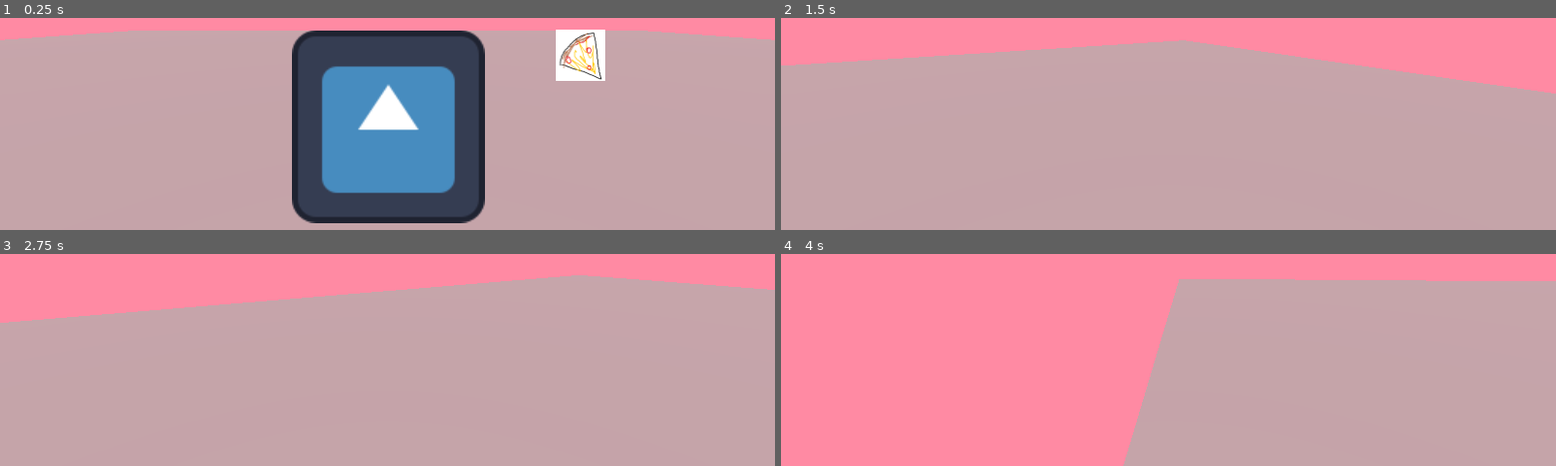
Above: before the commit, frames 1-4 (two rows, left to right).
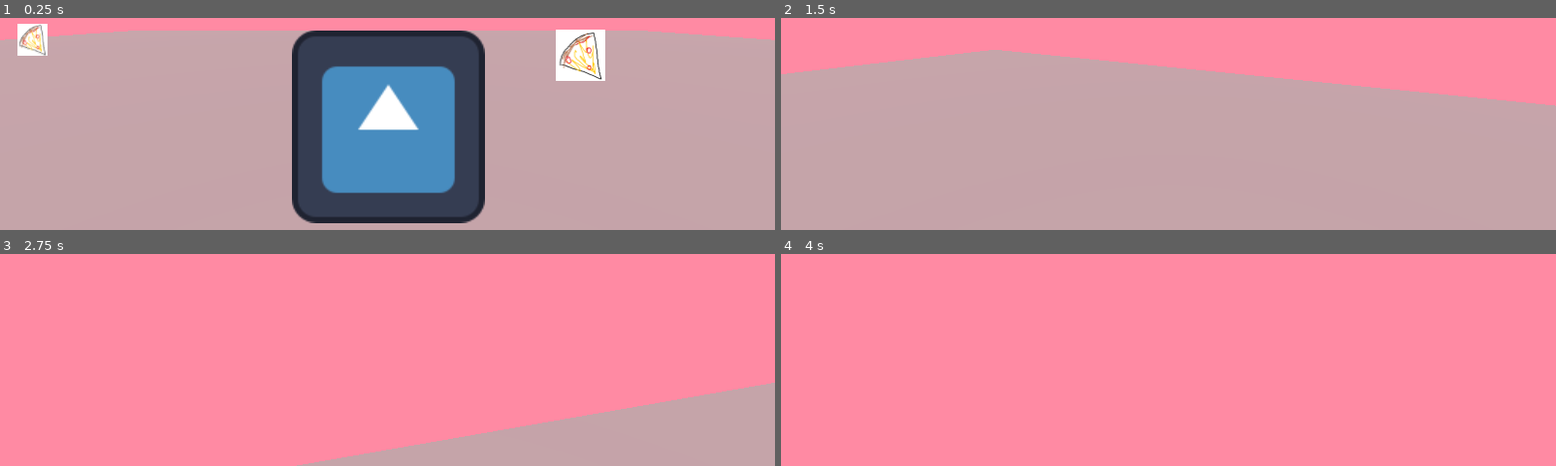
Above: after the commit, the same moments.

Repository: squarepear/snatch-n-sniff
Game: Godot game, scene res://convention/convention.tscn
Two runs of this game, one before a commit and one after it. Both use one fixed random seed, a clock stepped at 60 frames per second and the inputs below. The engine's default icon, where the game draws it, is replaced by a stand-in: a white triangle on a blue panel in a dark square.
Inputs (mouse positions are in pixels of both pictures, inside the frame that each line leads up to):
- Up to frame 1 (0.25 s): no input
- Up to frame 2 (1.5 s): tap Enter at 0.5 s; move the mouse to (outside the picture) at 0.52 s; press the mouse at (outside the picture) at 0.53 s; hold W (move_forward) from 0.53 s (still down); tap Space (jump) at 0.77 s; move the mouse to (outside the picture) at 1.27 s; release the mouse at (outside the picture) at 1.28 s; click (outside the picture) at 1.35 s
- Up to frame 3 (2.75 s): keep holding W (move_forward); tap Space (jump) at 1.52 s; move the mouse to (outside the picture) at 2.02 s; press the mouse at (outside the picture) at 2.03 s
- Up to frame 4 (4 s): keep holding W (move_forward); move the mouse to (1160, 256) at 2.77 s; release the mouse at (1160, 256) at 2.78 s; click (1160, 256) at 2.85 s; tap Space (jump) at 3.02, 3.77 s; move the mouse to (outside the picture) at 3.52 s; press the mouse at (outside the picture) at 3.53 s

The runs differ from the first frame. In frame 1, 0.6% of the frame differs, in the area x 2-7%, y 2-18%; in frame 2, 6.5%; in frame 3, 69%, in the area x 0-100%, y 10-100%; in frame 4, 46%.

Commit message:
Add snatch logic

Diff:
--- a/project/convention/convention.tscn
+++ b/project/convention/convention.tscn
@@ -17,6 +17,7 @@
 [node name="Convention" type="Node3D"]
 
 [node name="Floor" type="StaticBody3D" parent="."]
+collision_mask = 0
 
 [node name="MeshInstance3D" type="MeshInstance3D" parent="Floor"]
 mesh = SubResource("PlaneMesh_smecd")
@@ -43,3 +44,15 @@
 
 [node name="Pizza" parent="." instance=ExtResource("3_5e1mg")]
 transform = Transform3D(1, 0, 0, 0, 1, 0, 0, 0, 1, 2, 0, -2)
+
+[node name="Pizza2" parent="." instance=ExtResource("3_5e1mg")]
+transform = Transform3D(1, 0, 0, 0, 1, 0, 0, 0, 1, -2.25607, -0.000359118, 1.54183)
+
+[node name="Pizza3" parent="." instance=ExtResource("3_5e1mg")]
+transform = Transform3D(1, 0, 0, 0, 1, 0, 0, 0, 1, 2.46349, -0.000359118, 2.73172)
+
+[node name="Pizza4" parent="." instance=ExtResource("3_5e1mg")]
+transform = Transform3D(1, 0, 0, 0, 1, 0, 0, 0, 1, -2.48796, -0.000359237, 4.38577)
+
+[node name="Pizza5" parent="." instance=ExtResource("3_5e1mg")]
+transform = Transform3D(1, 0, 0, 0, 1, 0, 0, 0, 1, -5.84713, -0.000359118, -3.73158)
--- a/project/player/player.gd
+++ b/project/player/player.gd
@@ -6,6 +6,8 @@
 
 # Get the gravity from the project settings to be synced with RigidBody nodes.
 var gravity = ProjectSettings.get_setting("physics/3d/default_gravity")
+
+@onready var snatch_detector := $SnatchDetector
 
 
 func _ready():
@@ -19,9 +21,7 @@
 	# Handle jump.
 	if Input.is_action_just_pressed("jump") and is_on_floor():
 		velocity.y = JUMP_VELOCITY
-
-	# Get the input direction and handle the movement/deceleration.
-	# As good practice, you should replace UI actions with custom gameplay actions.
+	# Handle movement.
 	var input_dir = Input.get_vector("move_left", "move_right", "move_forward", "move_back")
 	var direction = (transform.basis * Vector3(input_dir.x, 0, input_dir.y)).normalized()
 	if direction:
@@ -34,8 +34,20 @@
 	move_and_slide()
 
 
+func snatch():
+	# COLIDE GET SB
+	snatch_detector.force_shapecast_update()
+	if !snatch_detector.is_colliding():
+		return
+	var sb :Node= snatch_detector.get_collider(0)
+	if sb.get_parent() is Sniffable:
+		sb.get_parent().snatch()
+
+
 func _input(event: InputEvent):
 	if event is InputEventMouseMotion:
-		rotate_y(deg_to_rad(-event.relative.x))
-	if event is InputEventKey and event.is_action_pressed("ui_cancel"):
+		rotate_y(-event.relative.x*0.005)
+	if event.is_action_pressed("ui_cancel"):
 		get_tree().quit() #im gamer
+	if event.is_action_pressed("snatch"):
+		snatch()
--- a/project/player/player.tscn
+++ b/project/player/player.tscn
@@ -1,9 +1,12 @@
-[gd_scene load_steps=3 format=3 uid="uid://cfmwvldqikic0"]
+[gd_scene load_steps=4 format=3 uid="uid://cfmwvldqikic0"]
 
 [ext_resource type="Script" path="res://player/player.gd" id="1_kw388"]
 
 [sub_resource type="CapsuleShape3D" id="CapsuleShape3D_q6qvj"]
 height = 1.42443
+
+[sub_resource type="BoxShape3D" id="BoxShape3D_jolpg"]
+size = Vector3(1, 2, 1)
 
 [node name="Player" type="CharacterBody3D"]
 script = ExtResource("1_kw388")
@@ -14,3 +17,8 @@
 [node name="CollisionShape3D" type="CollisionShape3D" parent="."]
 transform = Transform3D(1, 0, 0, 0, 1, 0, 0, 0, 1, 0.00952339, 0.716631, 0.0102712)
 shape = SubResource("CapsuleShape3D_q6qvj")
+
+[node name="SnatchDetector" type="ShapeCast3D" parent="."]
+shape = SubResource("BoxShape3D_jolpg")
+target_position = Vector3(0, 1, -1)
+collision_mask = 4
--- a/project/project.godot
+++ b/project/project.godot
@@ -17,7 +17,8 @@
 
 [display]
 
-window/size/mode=3
+window/size/viewport_width=1920
+window/size/viewport_height=1080
 
 [input]
 
@@ -60,3 +61,10 @@
 "events": [Object(InputEventMouseButton,"resource_local_to_scene":false,"resource_name":"","device":-1,"window_id":0,"a …(258 unchanged characters)…
 ]
 }
+
+[layer_names]
+
+3d_physics/layer_1="world"
+3d_physics/layer_2="player"
+3d_physics/layer_3="snatchable"
+3d_physics/layer_4="people"
--- a/project/sniffable/sniffableBody.tscn
+++ b/project/sniffable/sniffableBody.tscn
@@ -5,6 +5,8 @@
 radius = 0.556963
 
 [node name="SniffableBody" type="StaticBody3D"]
+collision_layer = 4
+collision_mask = 0
 
 [node name="CollisionShape3D" type="CollisionShape3D" parent="."]
 shape = SubResource("CylinderShape3D_8ai4c")
